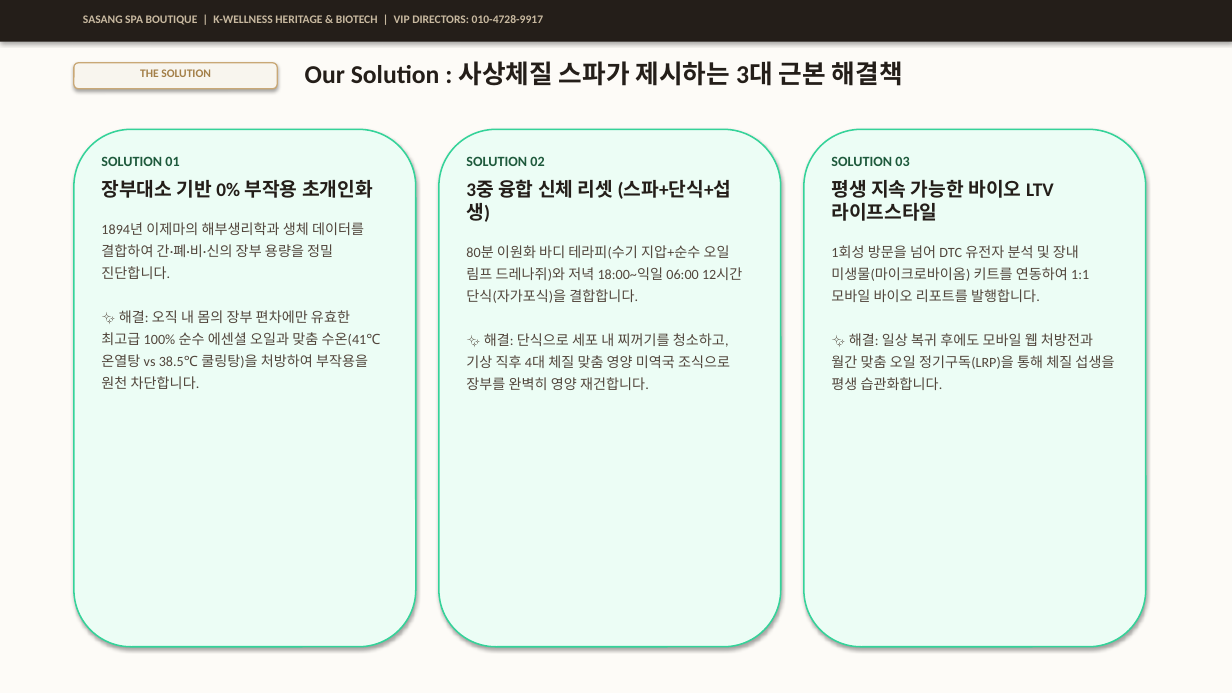
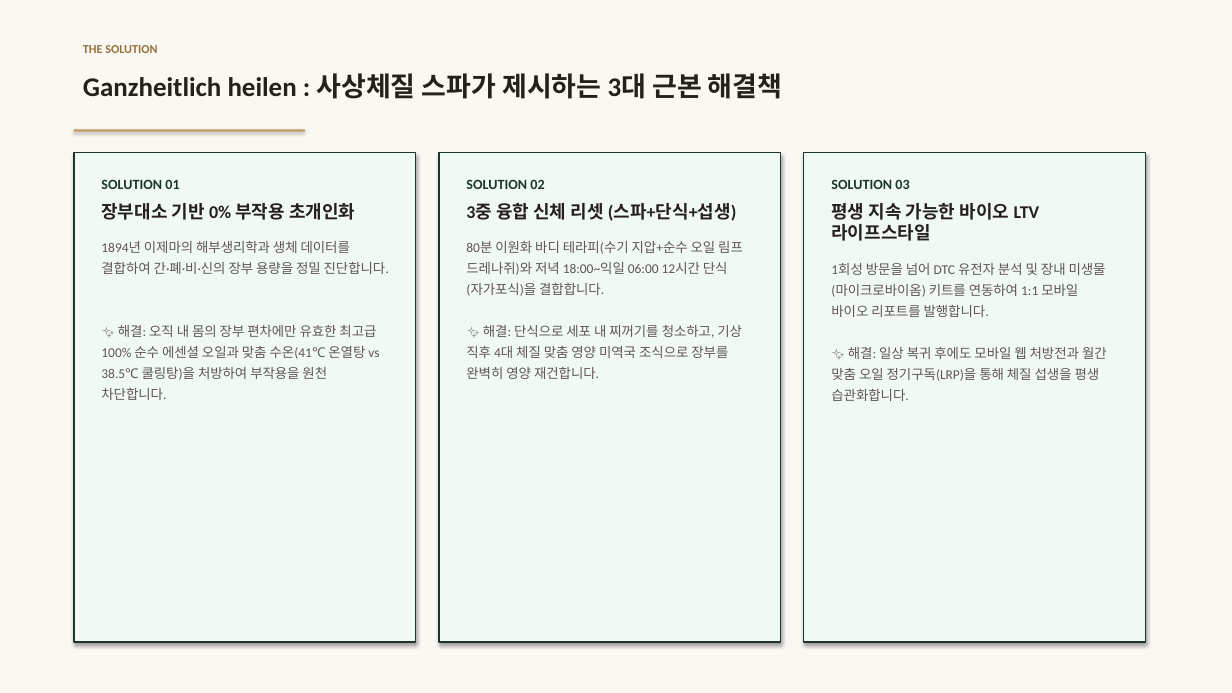
Before and after one commit to ryujean77/ryujean-slides, a slide deck: slide 4 of sasang-spa/사상체질_프리미엄_스파_프로젝트_제안서_발표자료.pptx (slide 3 before the commit). Drawn at 1232x693 pixels with LibreOffice and Linux fonts; fonts in the diff are those of the drawing. Boxes give left, top, right and bottom in pixels: in the first picture for what was removed or moved away, otherwise in the second. Text is boxed around its words. In the diff, an @@ line names an element or a change of style, - is before the commit and + after.

Commit message:
feat: 유럽 정통 메디컬 쿠어(Kurprogramm 2026/27) 브로셔 스타일로 PPTX 발표자료 전면 리디자인 배포

```diff
--- a/sasang-spa/사상체질_프리미엄_스파_프로젝트_제안서_발표자료.pptx
+++ b/sasang-spa/사상체질_프리미엄_스파_프로젝트_제안서_발표자료.pptx
@@ rectangle at (x1=0, y1=0, x2=1232, y2=693): fill #FDFBF7 to #FAF8F3 @@
@@ rectangle removed at (x1=0, y1=0, x2=1232, y2=42) @@
@@ text removed at (x1=83, y1=15, x2=543, y2=25) @@
-SASANG SPA BOUTIQUE | K-WELLNESS HERITAGE & BIOTECH | VIP DIRECTORS: 010-4728-9917
@@ text "THE SOLUTION" moved from (x1=140, y1=69, x2=211, y2=77) to (x1=83, y1=45, x2=157, y2=53) @@
@@ text "THE SOLUTION" at (x1=83, y1=45, x2=157, y2=53): size 9 to 9.5 pt, text colour #A37F48 to #94723E; alignment centre to left @@
@@ rounded rectangle removed at (x1=74, y1=63, x2=277, y2=89) @@
@@ text at (x1=83, y1=73, x2=782, y2=99): text changed; size 20 to 21 pt; text colour #241E19 to #26201C @@
-Our Solution : 사상체질 스파가 제시하는 3대 근본 해결책
+Ganzheitlich heilen : 사상체질 스파가 제시하는 3대 근본 해결책
@@ rounded rectangle removed at (x1=74, y1=129, x2=416, y2=647) @@
@@ rectangle added at (x1=74, y1=129, x2=305, y2=132), fill #C29B62 @@
@@ rounded rectangle removed at (x1=439, y1=129, x2=781, y2=647) @@
@@ rounded rectangle removed at (x1=804, y1=129, x2=1146, y2=647) @@
@@ rectangle added at (x1=74, y1=152, x2=416, y2=642), fill #F0F9F4, outline #1C362B 1 pt @@
@@ text "SOLUTION 01" moved from (x1=101, y1=156, x2=380, y2=389) to (x1=101, y1=179, x2=389, y2=400) @@
@@ text "SOLUTION 01" at (x1=101, y1=179, x2=389, y2=400): text colour #1E5A3C to #1C362B in "SOLUTION 01"; size 15 to 14 pt, text colour #241E19 to #26201C in "장부대소 기반 0% 부작용 초개인화"; size 11 to 10.5 pt, text colour #52463C to #5F5750 in "1894년 이제마의 해부생리학과 생체 데이터를 결합하여 간·폐·비·신의 ..."; less space between paragraphs @@
@@ rectangle added at (x1=439, y1=152, x2=781, y2=642), fill #F0F9F4, outline #1C362B 1 pt @@
@@ text "SOLUTION 02" moved from (x1=466, y1=156, x2=742, y2=390) to (x1=466, y1=179, x2=743, y2=379) @@
@@ text "SOLUTION 02" at (x1=466, y1=179, x2=743, y2=379): text colour #1E5A3C to #1C362B in "SOLUTION 02"; size 15 to 14 pt, text colour #241E19 to #26201C in "3중 융합 신체 리셋 (스파+단식+섭생)"; size 11 to 10.5 pt, text colour #52463C to #5F5750 in "80분 이원화 바디 테라피(수기 지압+순수 오일 림프 ..."; less space between paragraphs @@
@@ rectangle added at (x1=804, y1=152, x2=1146, y2=642), fill #F0F9F4, outline #1C362B 1 pt @@
@@ text "SOLUTION 03" moved from (x1=831, y1=156, x2=1114, y2=390) to (x1=831, y1=179, x2=1107, y2=401) @@
@@ text "SOLUTION 03" at (x1=831, y1=179, x2=1107, y2=401): text colour #1E5A3C to #1C362B in "SOLUTION 03"; size 15 to 14 pt, text colour #241E19 to #26201C in "평생 지속 가능한 바이오 LTV 라이프스타일"; size 11 to 10.5 pt, text colour #52463C to #5F5750 in "1회성 방문을 넘어 DTC 유전자 분석 및 ..."; less space between paragraphs @@
```
Also in this commit, not shown: 6 other slides changed, 2 slides added, 3 slides removed.
